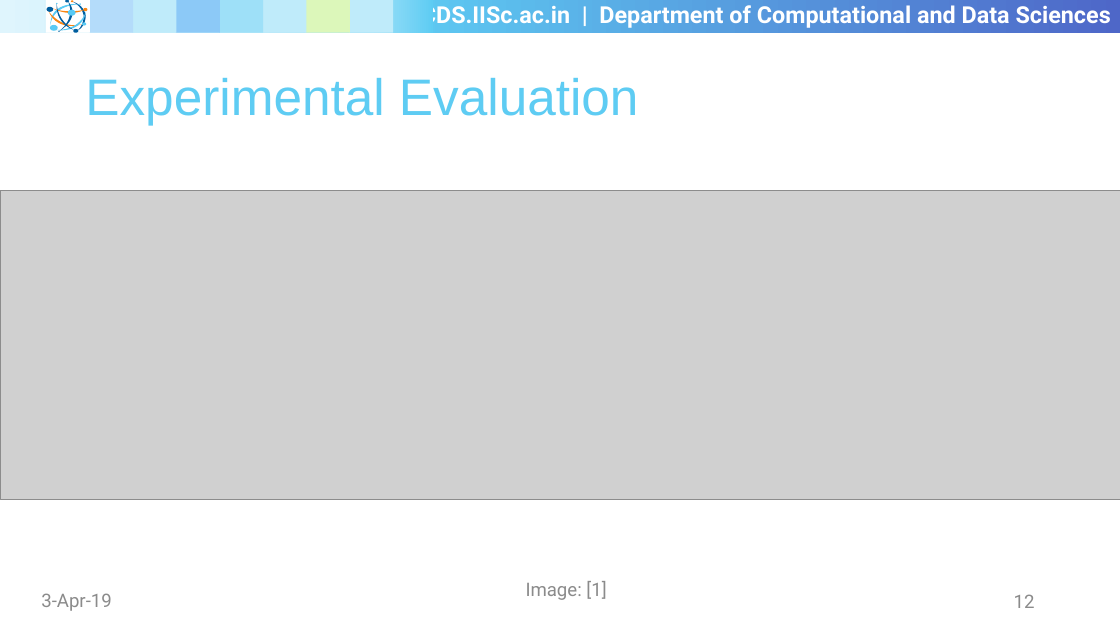
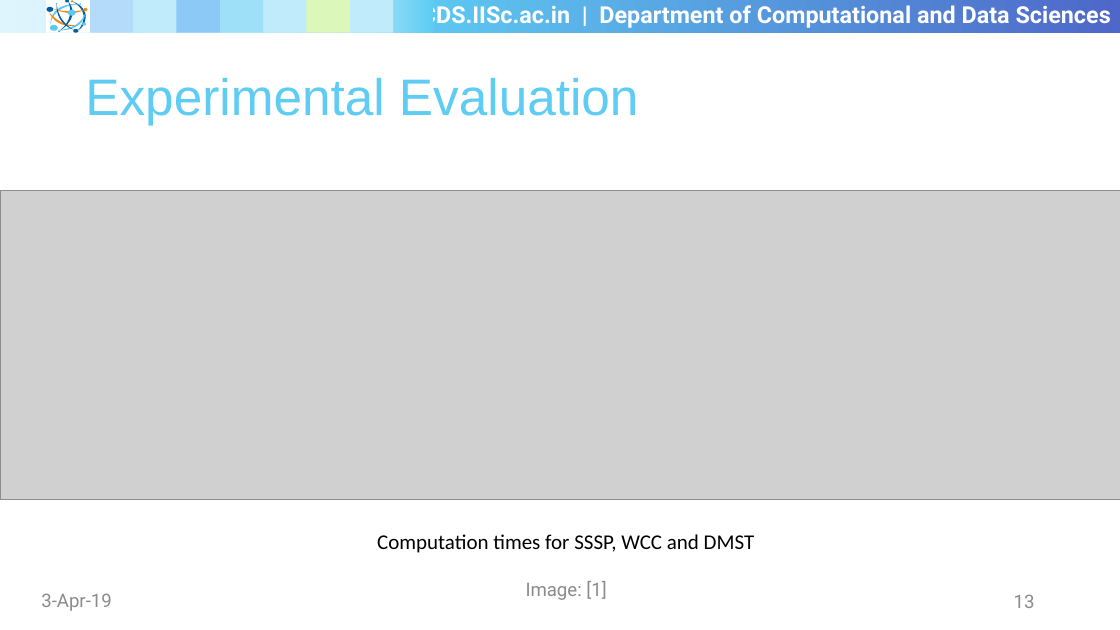
Before and after one commit to shriramrseee/ds256-jan2019, a slide deck: slide 13 of Seminar/Seminar.pptx (slide 12 before the commit). Drawn at 1120x630 pixels with LibreOffice and Linux fonts; fonts in the diff are those of the drawing; grey boxes stand for pictures; background and template pictures are left out. Boxes give left, top, right and bottom in pixels: in the first picture for what was removed or moved away, otherwise in the second. Text is boxed around its words. In the diff, an @@ line names an element or a change of style, - is before the commit and + after.

```diff
--- a/Seminar/Seminar.pptx
+++ b/Seminar/Seminar.pptx
@@ text added at (x1=377, y1=534, x2=755, y2=553), 18 pt, text #000000 @@
+Computation times for SSSP, WCC and DMST
@@ page number at (x1=1014, y1=594, x2=1035, y2=608): text changed @@
-12
+13
```
Also in this commit, not shown: 4 other slides changed, 3 slides added.
